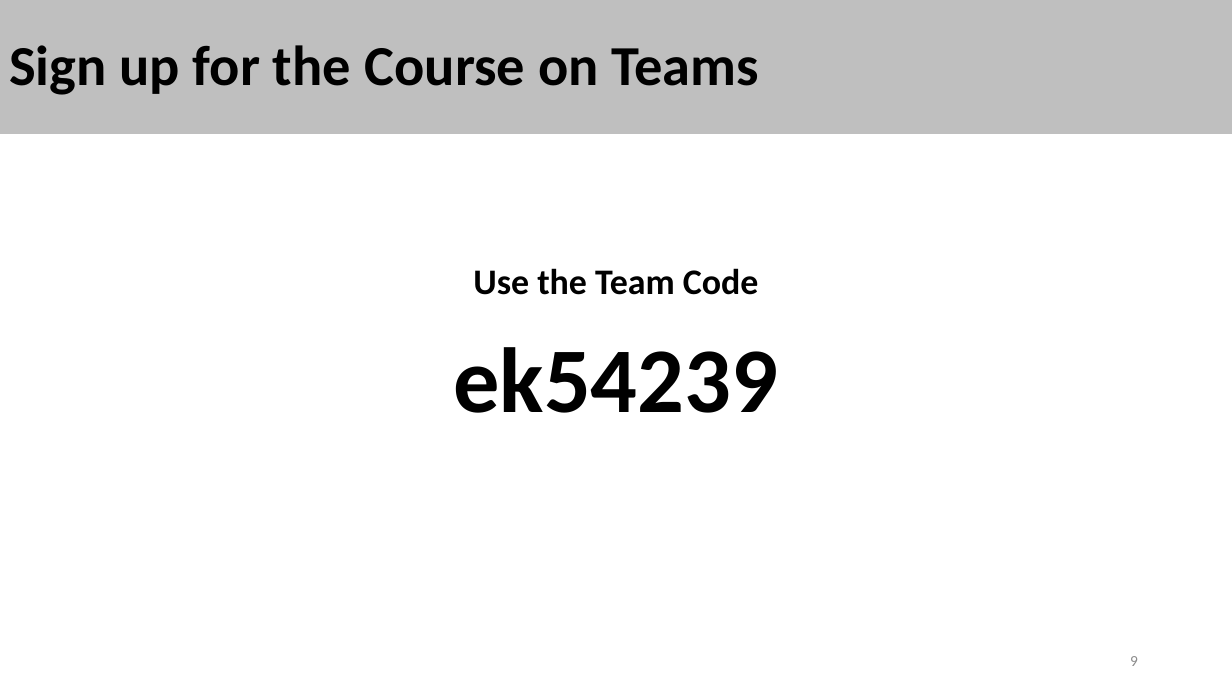
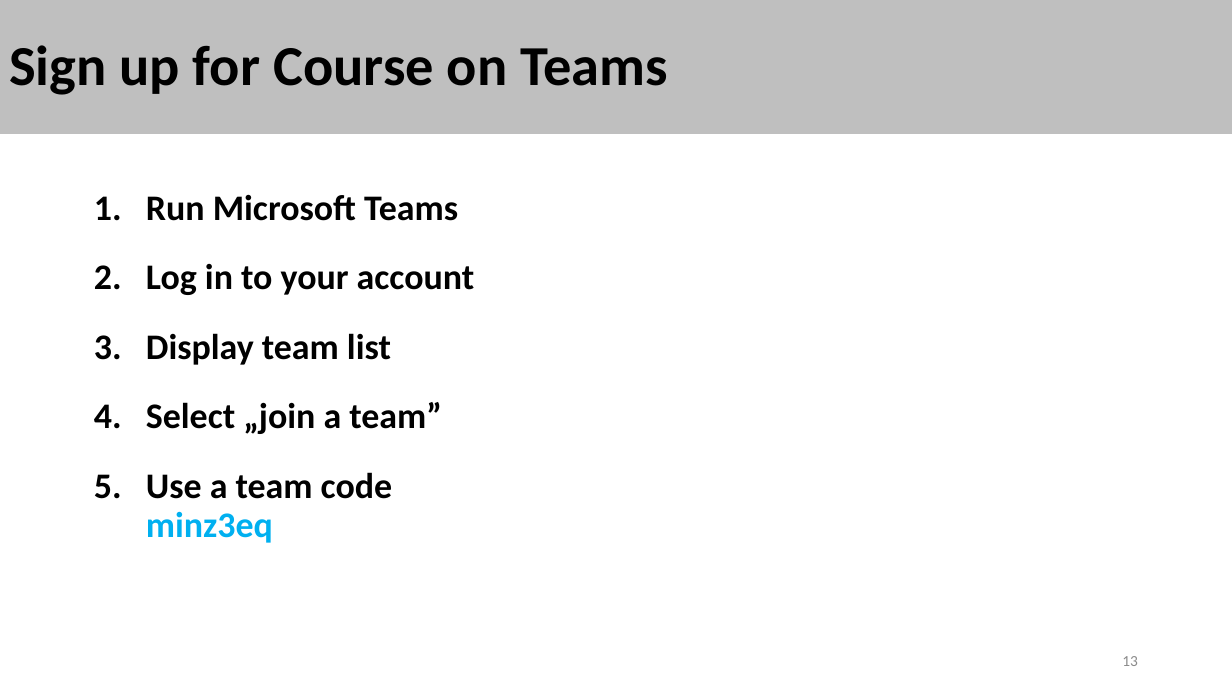
Before and after one commit to stalj/pp1, a slide deck: slide 13 of 01-CourseIntroduction/01-CourseIntroduction.pptx (slide 9 before the commit). Drawn at 1232x693 pixels with LibreOffice and Linux fonts; fonts in the diff are those of the drawing. Boxes give left, top, right and bottom in pixels: in the first picture for what was removed or moved away, otherwise in the second. Text is boxed around its words. In the diff, an @@ line names an element or a change of style, - is before the commit and + after.

Commit message:
New course version 2023

```diff
--- a/01-CourseIntroduction/01-CourseIntroduction.pptx
+++ b/01-CourseIntroduction/01-CourseIntroduction.pptx
@@ title at (x1=9, y1=45, x2=668, y2=95): text changed @@
-Sign up for the Course on Teams
+Sign up for Course on Teams
@@ text at (x1=146, y1=194, x2=474, y2=543): text changed @@
-Use the Team Code
-ek54239
+1. Run Microsoft Teams
+2. Log in to your account
+3. Display team list
+4. Select „join a team”
+5. Use a team code
+   minz3eq
@@ page number at (x1=1122, y1=656, x2=1138, y2=666): text changed @@
-9
+13
```
Also in this commit, not shown: 13 other slides changed, 9 slides added, 2 slides removed, 6 other files.
